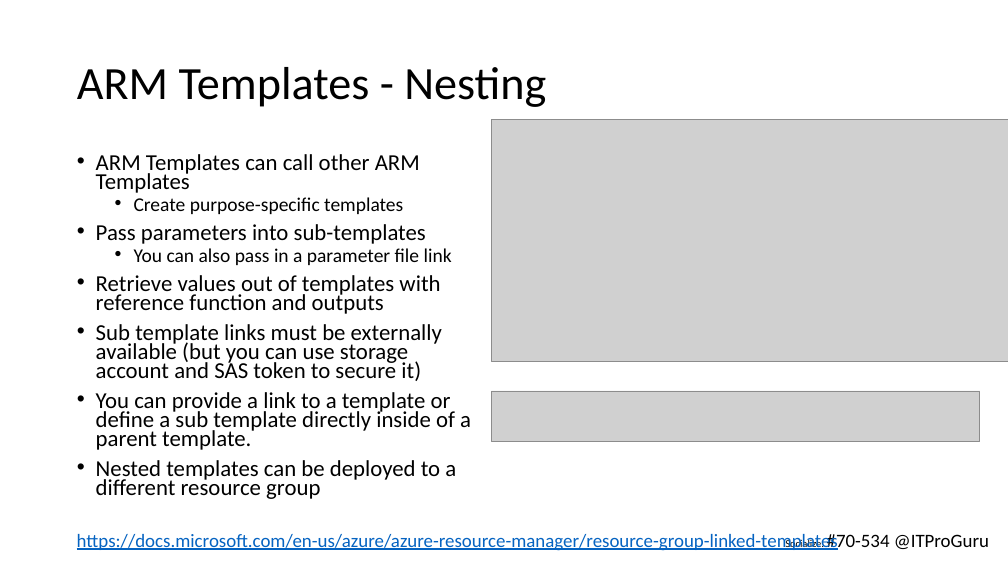
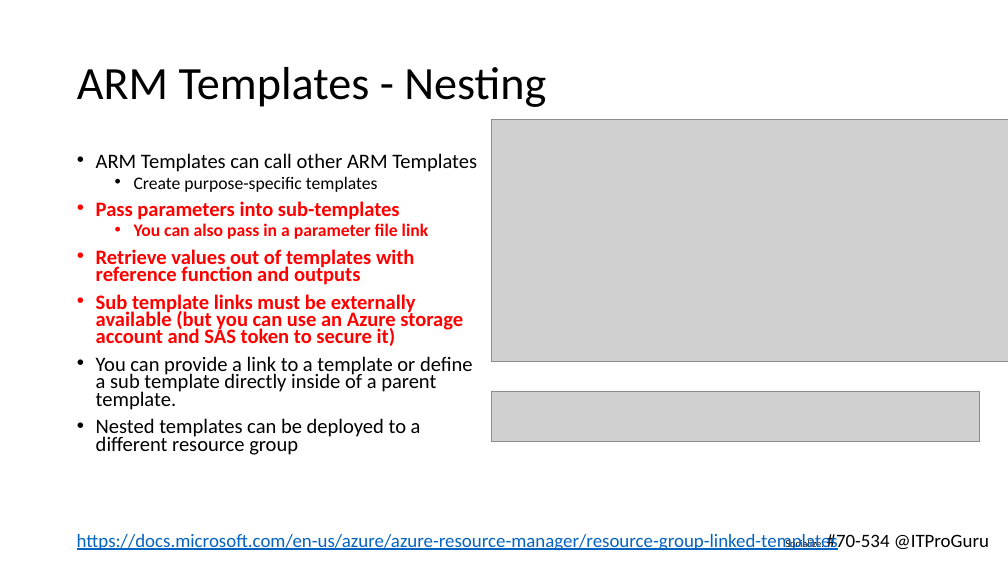
Before and after one commit to michaelsrichter/70534ExamPrep, a slide deck: slide 34 of Decks/70-534_NYC_Compute_Arch_Final.pptx. Drawn at 1008x567 pixels with LibreOffice and Linux fonts; fonts in the diff are those of the drawing; grey boxes stand for pictures. Boxes give left, top, right and bottom in pixels: in the first picture for what was removed or moved away, otherwise in the second. Text is boxed around its words. In the diff, an @@ line names an element or a change of style, - is before the commit and + after.

```diff
--- a/Decks/70-534_NYC_Compute_Arch_Final.pptx
+++ b/Decks/70-534_NYC_Compute_Arch_Final.pptx
@@ text at box(96, 153, 477, 455): size 21.7 to 19.6 pt in "ARM Templates can call other ARM Templates", "Pass parameters into sub-templates", "Retrieve values out of templates with reference ...", "You can provide a link to a ..." and 1 more places; size 18.6 to 16.8 pt in "Create purpose-specific templates", "You can also pass in a parameter ..."; text colour #000000 to #FF0000, bold on in "Pass parameters into sub-templates", "You can also pass in a parameter ...", "Retrieve values out of templates with reference ..." @@
@@ text at box(96, 294, 463, 346): text changed; size 21.7 to 19.6 pt; text colour #000000 to #FF0000; bold on @@
-• Sub template links must be externally available (but you can use storage account and SAS token to secure it)
+• Sub template links must be externally available (but you can use an Azure storage account and SAS token to secure it)
```
Also in this commit, not shown: 26 other slides changed.
